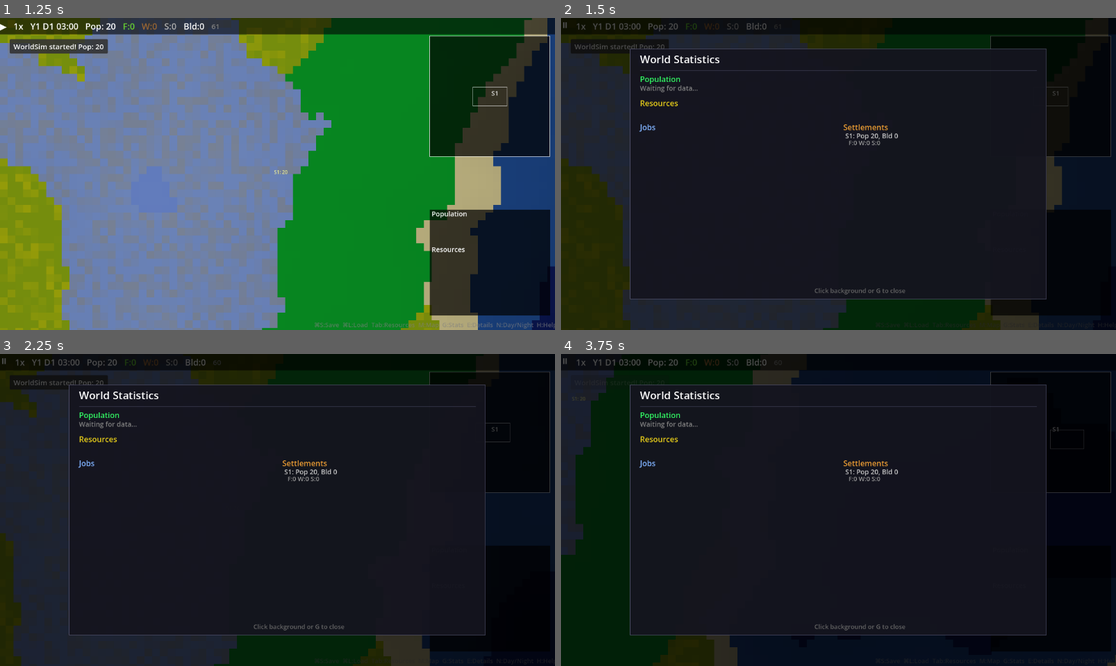
Above: before the commit, frames 1-4 (two rows, left to right).
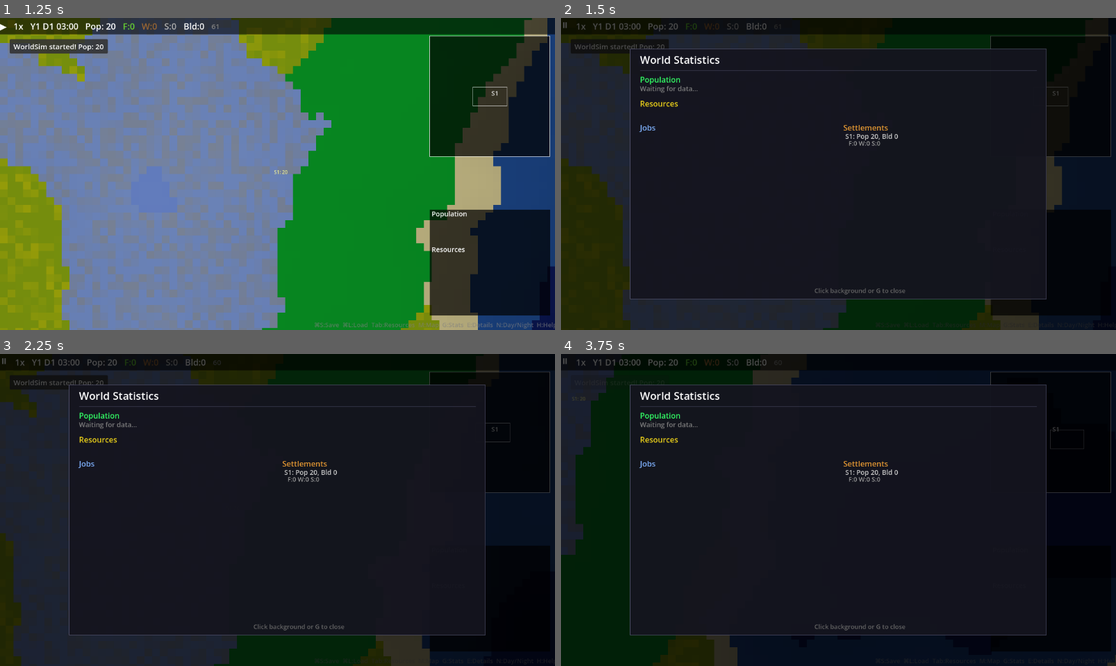
Above: after the commit, the same moments.

Repository: hyunlord/new-world
Game: Godot game, scene res://scenes/main/main.tscn
Two runs of this game, one before a commit and one after it. Both use one fixed random seed, a clock stepped at 60 frames per second and the inputs below.
Inputs (mouse positions are in pixels of both pictures, inside the frame that each line leads up to):
- Up to frame 1 (1.25 s): tap Enter at 0.5 s; drag from (488, 96) to (333, 105) at 0.52 s
- Up to frame 2 (1.5 s): tap Space at 1.25 s; drag from (1049, 261) to (810, 236) at 1.27 s
- Up to frame 3 (2.25 s): tap Enter at 2 s; move the mouse to (333, 441) at 2.02 s; hold D from 2.03 s (still down); tap E at 2.1 s; click (333, 441) at 2.17 s
- Up to frame 4 (3.75 s): tap G at 2.3 s; release D at 2.75 s; drag from (810, 572) to (672, 463) at 2.77 s; move the mouse to (1005, 556) at 3.52 s; hold A from 3.53 s (still down); tap L at 3.6 s; click (1005, 556) at 3.67 s

Frame 1 is identical in both runs. In frame 2, 0.5% of the frame differs, in the area x 14-61%, y 12-41%; in frame 3, 0.5%; in frame 4, 0.5%.

Commit message:
refactor: PopupManager-based popup system (T-962)
Replace hit-testing popup close with Godot-native input propagation:
- PopupManager (CanvasLayer layer=100) with dim_bg + gui_input signal
- Panels as dim_bg children with MOUSE_FILTER_STOP blocking clicks
- Background click = close, panel click = stays open
- Centralized pause/resume logic, auto-close on entity death

Co-Authored-By: Claude Opus 4.6 <noreply@anthropic.com>

Diff:
--- a/scripts/ui/building_detail_panel.gd
+++ b/scripts/ui/building_detail_panel.gd
@@ -3,67 +3,21 @@
 
 var _building_manager: RefCounted
 var _settlement_manager: RefCounted
-var _sim_engine: RefCounted
 var _building_id: int = -1
-var _was_paused: bool = false
 
 
-func init(building_manager: RefCounted, settlement_manager: RefCounted = null, sim_engine: RefCounted = null) -> void:
+func init(building_manager: RefCounted, settlement_manager: RefCounted = null) -> void:
 	_building_manager = building_manager
 	_settlement_manager = settlement_manager
-	_sim_engine = sim_engine
 
 
-func _ready() -> void:
-	set_anchors_preset(Control.PRESET_FULL_RECT)
-	visible = false
-	mouse_filter = Control.MOUSE_FILTER_STOP
-
-
-func show_building(building_id: int) -> void:
-	_building_id = building_id
-	if _sim_engine != null:
-		_was_paused = _sim_engine.is_paused
-		_sim_engine.is_paused = true
-		SimulationBus.pause_changed.emit(true)
-	visible = true
-
-
-func hide_panel() -> void:
-	visible = false
-	_building_id = -1
-	if _sim_engine != null and not _was_paused:
-		_sim_engine.is_paused = false
-		SimulationBus.pause_changed.emit(false)
+func set_building_id(id: int) -> void:
+	_building_id = id
 
 
 func _process(_delta: float) -> void:
 	if visible:
 		queue_redraw()
-
-
-func _gui_input(event: InputEvent) -> void:
-	if not visible:
-		return
-	if event is InputEventKey and event.pressed:
-		if event.keycode == KEY_E or event.keycode == KEY_ESCAPE:
-			hide_panel()
-			accept_event()
-			return
-	if event is InputEventMouseButton and event.pressed and event.button_index == MOUSE_BUTTON_LEFT:
-		var content_rect := _get_content_rect()
-		if not content_rect.has_point(event.position):
-			hide_panel()
-		accept_event()
-
-
-func _get_content_rect() -> Rect2:
-	var vp_size := get_viewport_rect().size
-	var panel_w: float = vp_size.x * 0.45
-	var panel_h: float = vp_size.y * 0.5
-	var panel_x: float = (vp_size.x - panel_w) * 0.5
-	var panel_y: float = (vp_size.y - panel_h) * 0.5
-	return Rect2(panel_x, panel_y, panel_w, panel_h)
 
 
 func _draw() -> void:
@@ -77,23 +31,18 @@
 			building = all_buildings[i]
 			break
 	if building == null:
-		hide_panel()
+		visible = false
 		return
 
-	var vp_size := get_viewport_rect().size
-	draw_rect(Rect2(Vector2.ZERO, vp_size), Color(0, 0, 0, 0.7))
+	var panel_w: float = size.x
+	var panel_h: float = size.y
 
-	var panel_w: float = vp_size.x * 0.45
-	var panel_h: float = vp_size.y * 0.5
-	var panel_x: float = (vp_size.x - panel_w) * 0.5
-	var panel_y: float = (vp_size.y - panel_h) * 0.5
-	var pr := Rect2(panel_x, panel_y, panel_w, panel_h)
-	draw_rect(pr, Color(0.08, 0.06, 0.02, 0.95))
-	draw_rect(pr, Color(0.4, 0.3, 0.2), false, 1.0)
+	draw_rect(Rect2(0, 0, panel_w, panel_h), Color(0.08, 0.06, 0.02, 0.95))
+	draw_rect(Rect2(0, 0, panel_w, panel_h), Color(0.4, 0.3, 0.2), false, 1.0)
 
 	var font: Font = ThemeDB.fallback_font
-	var cx: float = panel_x + 20.0
-	var cy: float = panel_y + 28.0
+	var cx: float = 20.0
+	var cy: float = 28.0
 
 	# Header
 	var icon: String = "\u25A0"
@@ -106,13 +55,12 @@
 			icon = "\u25CF"
 			type_color = Color(1.0, 0.4, 0.1)
 	draw_string(font, Vector2(cx, cy), "%s %s" % [icon, building.building_type.capitalize()], HORIZONTAL_ALIGNMENT_LEFT, -1, GameConfig.get_font_size("popup_title"), type_color)
-	# (click anywhere to close)
 	cy += 8.0
 
 	var sid_text: String = "S%d" % building.settlement_id if building.settlement_id > 0 else "None"
 	draw_string(font, Vector2(cx, cy + 14), "Location: (%d, %d)  |  Settlement: %s" % [building.tile_x, building.tile_y, sid_text], HORIZONTAL_ALIGNMENT_LEFT, -1, GameConfig.get_font_size("popup_body"), Color(0.7, 0.7, 0.7))
 	cy += 22.0
-	draw_line(Vector2(cx, cy), Vector2(panel_x + panel_w - 20, cy), Color(0.3, 0.3, 0.3), 1.0)
+	draw_line(Vector2(cx, cy), Vector2(panel_w - 20, cy), Color(0.3, 0.3, 0.3), 1.0)
 	cy += 10.0
 
 	# Status
@@ -166,4 +114,4 @@
 		cost_parts.append("%s: %.0f" % [cost_keys[i].capitalize(), cost[cost_keys[i]]])
 	draw_string(font, Vector2(cx + 10, cy + 12), " | ".join(cost_parts), HORIZONTAL_ALIGNMENT_LEFT, -1, GameConfig.get_font_size("popup_body"), Color(0.7, 0.7, 0.7))
 
-	draw_string(font, Vector2(vp_size.x * 0.5 - 50, panel_y + panel_h - 12), "Click background or E to close", HORIZONTAL_ALIGNMENT_CENTER, -1, GameConfig.get_font_size("popup_small"), Color(0.4, 0.4, 0.4))
+	draw_string(font, Vector2(panel_w * 0.5 - 50, panel_h - 12), "Click background or E to close", HORIZONTAL_ALIGNMENT_CENTER, -1, GameConfig.get_font_size("popup_small"), Color(0.4, 0.4, 0.4))
--- a/scripts/ui/entity_detail_panel.gd
+++ b/scripts/ui/entity_detail_panel.gd
@@ -3,38 +3,16 @@
 
 var _entity_manager: RefCounted
 var _building_manager: RefCounted
-var _sim_engine: RefCounted
 var _entity_id: int = -1
-var _was_paused: bool = false
 
 
-func init(entity_manager: RefCounted, building_manager: RefCounted = null, sim_engine: RefCounted = null) -> void:
+func init(entity_manager: RefCounted, building_manager: RefCounted = null) -> void:
 	_entity_manager = entity_manager
 	_building_manager = building_manager
-	_sim_engine = sim_engine
 
 
-func _ready() -> void:
-	set_anchors_preset(Control.PRESET_FULL_RECT)
-	visible = false
-	mouse_filter = Control.MOUSE_FILTER_STOP
-
-
-func show_entity(entity_id: int) -> void:
-	_entity_id = entity_id
-	if _sim_engine != null:
-		_was_paused = _sim_engine.is_paused
-		_sim_engine.is_paused = true
-		SimulationBus.pause_changed.emit(true)
-	visible = true
-
-
-func hide_panel() -> void:
-	visible = false
-	_entity_id = -1
-	if _sim_engine != null and not _was_paused:
-		_sim_engine.is_paused = false
-		SimulationBus.pause_changed.emit(false)
+func set_entity_id(id: int) -> void:
+	_entity_id = id
 
 
 func _process(_delta: float) -> void:
@@ -42,52 +20,23 @@
 		queue_redraw()
 
 
-func _gui_input(event: InputEvent) -> void:
-	if not visible:
-		return
-	if event is InputEventKey and event.pressed:
-		if event.keycode == KEY_E or event.keycode == KEY_ESCAPE:
-			hide_panel()
-			accept_event()
-			return
-	if event is InputEventMouseButton and event.pressed and event.button_index == MOUSE_BUTTON_LEFT:
-		var content_rect := _get_content_rect()
-		if not content_rect.has_point(event.position):
-			hide_panel()
-		accept_event()
-
-
-func _get_content_rect() -> Rect2:
-	var vp_size := get_viewport_rect().size
-	var panel_w: float = vp_size.x * 0.5
-	var panel_h: float = vp_size.y * 0.65
-	var panel_x: float = (vp_size.x - panel_w) * 0.5
-	var panel_y: float = (vp_size.y - panel_h) * 0.5
-	return Rect2(panel_x, panel_y, panel_w, panel_h)
-
-
 func _draw() -> void:
 	if not visible or _entity_manager == null or _entity_id < 0:
 		return
 	var entity: RefCounted = _entity_manager.get_entity(_entity_id)
 	if entity == null or not entity.is_alive:
-		hide_panel()
+		visible = false
 		return
 
-	var vp_size := get_viewport_rect().size
-	draw_rect(Rect2(Vector2.ZERO, vp_size), Color(0, 0, 0, 0.7))
+	var panel_w: float = size.x
+	var panel_h: float = size.y
 
-	var panel_w: float = vp_size.x * 0.5
-	var panel_h: float = vp_size.y * 0.65
-	var panel_x: float = (vp_size.x - panel_w) * 0.5
-	var panel_y: float = (vp_size.y - panel_h) * 0.5
-	var pr := Rect2(panel_x, panel_y, panel_w, panel_h)
-	draw_rect(pr, Color(0.06, 0.1, 0.06, 0.95))
-	draw_rect(pr, Color(0.3, 0.4, 0.3), false, 1.0)
+	draw_rect(Rect2(0, 0, panel_w, panel_h), Color(0.06, 0.1, 0.06, 0.95))
+	draw_rect(Rect2(0, 0, panel_w, panel_h), Color(0.3, 0.4, 0.3), false, 1.0)
 
 	var font: Font = ThemeDB.fallback_font
-	var cx: float = panel_x + 20.0
-	var cy: float = panel_y + 28.0
+	var cx: float = 20.0
+	var cy: float = 28.0
 
 	var job_colors: Dictionary = {
 		"none": Color(0.6, 0.6, 0.6), "gatherer": Color(0.3, 0.8, 0.2),
@@ -98,14 +47,13 @@
 
 	# Header
 	draw_string(font, Vector2(cx, cy), "%s - %s" % [entity.entity_name, entity.job.capitalize()], HORIZONTAL_ALIGNMENT_LEFT, -1, GameConfig.get_font_size("popup_title"), jc)
-	# (click anywhere to close)
 	cy += 6.0
 
 	var age_days: int = entity.age / GameConfig.AGE_DAYS_DIVISOR
 	var sid_text: String = "S%d" % entity.settlement_id if entity.settlement_id > 0 else "None"
 	draw_string(font, Vector2(cx, cy + 14), "Settlement: %s  |  Age: %dd  |  Pos: (%d, %d)" % [sid_text, age_days, entity.position.x, entity.position.y], HORIZONTAL_ALIGNMENT_LEFT, -1, GameConfig.get_font_size("popup_body"), Color(0.7, 0.7, 0.7))
 	cy += 22.0
-	draw_line(Vector2(cx, cy), Vector2(panel_x + panel_w - 20, cy), Color(0.3, 0.3, 0.3), 1.0)
+	draw_line(Vector2(cx, cy), Vector2(panel_w - 20, cy), Color(0.3, 0.3, 0.3), 1.0)
 	cy += 10.0
 
 	# Status
@@ -151,13 +99,13 @@
 	cy += 18.0
 	var hist: Array = entity.action_history
 	var idx: int = hist.size() - 1
-	while idx >= 0 and cy < panel_y + panel_h - 30:
+	while idx >= 0 and cy < panel_h - 30:
 		var entry: Dictionary = hist[idx]
 		draw_string(font, Vector2(cx + 10, cy + 11), "Tick %d: %s" % [entry.tick, entry.action], HORIZONTAL_ALIGNMENT_LEFT, -1, GameConfig.get_font_size("popup_small"), Color(0.6, 0.6, 0.6))
 		cy += 13.0
 		idx -= 1
 
-	draw_string(font, Vector2(vp_size.x * 0.5 - 50, panel_y + panel_h - 12), "Click background or E to close", HORIZONTAL_ALIGNMENT_CENTER, -1, GameConfig.get_font_size("popup_small"), Color(0.4, 0.4, 0.4))
+	draw_string(font, Vector2(panel_w * 0.5 - 50, panel_h - 12), "Click background or E to close", HORIZONTAL_ALIGNMENT_CENTER, -1, GameConfig.get_font_size("popup_small"), Color(0.4, 0.4, 0.4))
 
 
 func _draw_need_bar(font: Font, x: float, y: float, w: float, label: String, value: float, color: Color) -> float:
--- a/scripts/ui/hud.gd
+++ b/scripts/ui/hud.gd
@@ -6,6 +6,7 @@
 const StatsDetailPanelClass = preload("res://scripts/ui/stats_detail_panel.gd")
 const EntityDetailPanelClass = preload("res://scripts/ui/entity_detail_panel.gd")
 const BuildingDetailPanelClass = preload("res://scripts/ui/building_detail_panel.gd")
+const PopupManagerClass = preload("res://scripts/ui/popup_manager.gd")
 
 # References
 var _sim_engine: RefCounted
@@ -76,7 +77,8 @@
 var _entity_detail_btn: Button
 var _building_detail_btn: Button
 
-# Detail panels
+# Detail panels (managed by PopupManager)
+var _popup_manager: Node
 var _stats_detail_panel: Control
 var _entity_detail_panel: Control
 var _building_detail_panel: Control
@@ -130,19 +132,25 @@
 		_stats_panel.init(_stats_recorder)
 		add_child(_stats_panel)
 
+	# PopupManager owns all detail panels
+	_popup_manager = PopupManagerClass.new()
+	_popup_manager.init(_sim_engine)
+	add_child(_popup_manager)
+
+	if _stats_recorder != null:
 		_stats_detail_panel = StatsDetailPanelClass.new()
-		_stats_detail_panel.init(_stats_recorder, _settlement_manager, _sim_engine)
-		add_child(_stats_detail_panel)
+		_stats_detail_panel.init(_stats_recorder, _settlement_manager)
+		_popup_manager.add_stats_panel(_stats_detail_panel)
 
 	if _entity_manager != null:
 		_entity_detail_panel = EntityDetailPanelClass.new()
-		_entity_detail_panel.init(_entity_manager, _building_manager, _sim_engine)
-		add_child(_entity_detail_panel)
+		_entity_detail_panel.init(_entity_manager, _building_manager)
+		_popup_manager.add_entity_panel(_entity_detail_panel)
 
 	if _building_manager != null:
 		_building_detail_panel = BuildingDetailPanelClass.new()
-		_building_detail_panel.init(_building_manager, _settlement_manager, _sim_engine)
-		add_child(_building_detail_panel)
+		_building_detail_panel.init(_building_manager, _settlement_manager)
+		_popup_manager.add_building_panel(_building_detail_panel)
 
 
 func _connect_signals() -> void:
@@ -790,11 +798,8 @@
 
 
 func toggle_stats() -> void:
-	if _stats_detail_panel != null:
-		if _stats_detail_panel.visible:
-			_stats_detail_panel.hide_panel()
-		else:
-			_stats_detail_panel.show_panel()
+	if _popup_manager != null:
+		_popup_manager.open_stats()
 
 
 func toggle_help() -> void:
@@ -814,14 +819,8 @@
 
 
 func close_all_popups() -> void:
-	if _stats_detail_panel != null and _stats_detail_panel.visible:
-		_stats_detail_panel.hide_panel()
-		return
-	if _entity_detail_panel != null and _entity_detail_panel.visible:
-		_entity_detail_panel.hide_panel()
-		return
-	if _building_detail_panel != null and _building_detail_panel.visible:
-		_building_detail_panel.hide_panel()
+	if _popup_manager != null and _popup_manager.is_any_visible():
+		_popup_manager.close_all()
 		return
 	if _help_visible:
 		toggle_help()
@@ -829,13 +828,13 @@
 
 
 func open_entity_detail() -> void:
-	if _entity_detail_panel != null and _selected_entity_id >= 0:
-		_entity_detail_panel.show_entity(_selected_entity_id)
+	if _popup_manager != null and _selected_entity_id >= 0:
+		_popup_manager.open_entity(_selected_entity_id)
 
 
 func open_building_detail() -> void:
-	if _building_detail_panel != null and _selected_building_id >= 0:
-		_building_detail_panel.show_building(_selected_building_id)
+	if _popup_manager != null and _selected_building_id >= 0:
+		_popup_manager.open_building(_selected_building_id)
 
 
 func show_startup_toast(pop_count: int) -> void:
@@ -860,18 +859,14 @@
 
 
 func is_detail_visible() -> bool:
-	if _entity_detail_panel != null and _entity_detail_panel.visible:
-		return true
-	if _building_detail_panel != null and _building_detail_panel.visible:
-		return true
+	if _popup_manager != null:
+		return _popup_manager.is_detail_visible()
 	return false
 
 
 func close_detail() -> void:
-	if _entity_detail_panel != null and _entity_detail_panel.visible:
-		_entity_detail_panel.hide_panel()
-	if _building_detail_panel != null and _building_detail_panel.visible:
-		_building_detail_panel.hide_panel()
+	if _popup_manager != null:
+		_popup_manager.close_all()
 
 
 func apply_ui_scale() -> void:
--- /dev/null
+++ b/scripts/ui/popup_manager.gd
@@ -0,0 +1,159 @@
+class_name PopupManager
+extends CanvasLayer
+
+var _sim_engine: RefCounted
+var _was_paused: bool = false
+var _dim_bg: ColorRect
+
+var _stats_panel: Control
+var _entity_panel: Control
+var _building_panel: Control
+
+
+func init(sim_engine: RefCounted) -> void:
+	_sim_engine = sim_engine
+
+
+func _ready() -> void:
+	layer = 100
+	_dim_bg = ColorRect.new()
+	_dim_bg.color = Color(0, 0, 0, 0.7)
+	_dim_bg.set_anchors_preset(Control.PRESET_FULL_RECT)
+	_dim_bg.mouse_filter = Control.MOUSE_FILTER_STOP
+	_dim_bg.visible = false
+	add_child(_dim_bg)
+	_dim_bg.gui_input.connect(_on_bg_input)
+
+
+func add_stats_panel(panel: Control) -> void:
+	_stats_panel = panel
+	panel.mouse_filter = Control.MOUSE_FILTER_STOP
+	panel.visible = false
+	_dim_bg.add_child(panel)
+
+
+func add_entity_panel(panel: Control) -> void:
+	_entity_panel = panel
+	panel.mouse_filter = Control.MOUSE_FILTER_STOP
+	panel.visible = false
+	_dim_bg.add_child(panel)
+
+
+func add_building_panel(panel: Control) -> void:
+	_building_panel = panel
+	panel.mouse_filter = Control.MOUSE_FILTER_STOP
+	panel.visible = false
+	_dim_bg.add_child(panel)
+
+
+func _on_bg_input(event: InputEvent) -> void:
+	if event is InputEventMouseButton and event.pressed and event.button_index == MOUSE_BUTTON_LEFT:
+		close_all()
+
+
+func open_stats() -> void:
+	if _stats_panel == null:
+		return
+	if _stats_panel.visible:
+		close_all()
+		return
+	if not _dim_bg.visible:
+		_pause_sim()
+	_hide_all_panels()
+	_stats_panel.visible = true
+	_dim_bg.visible = true
+	_center_panel(_stats_panel, 0.75, 0.8)
+
+
+func open_entity(entity_id: int) -> void:
+	if _entity_panel == null:
+		return
+	if _entity_panel.visible:
+		close_all()
+		return
+	if not _dim_bg.visible:
+		_pause_sim()
+	_hide_all_panels()
+	_entity_panel.set_entity_id(entity_id)
+	_entity_panel.visible = true
+	_dim_bg.visible = true
+	_center_panel(_entity_panel, 0.5, 0.65)
+
+
+func open_building(building_id: int) -> void:
+	if _building_panel == null:
+		return
+	if _building_panel.visible:
+		close_all()
+		return
+	if not _dim_bg.visible:
+		_pause_sim()
+	_hide_all_panels()
+	_building_panel.set_building_id(building_id)
+	_building_panel.visible = true
+	_dim_bg.visible = true
+	_center_panel(_building_panel, 0.45, 0.5)
+
+
+func close_all() -> void:
+	_hide_all_panels()
+	_dim_bg.visible = false
+	_resume_sim()
+
+
+func is_any_visible() -> bool:
+	return _dim_bg.visible
+
+
+func is_detail_visible() -> bool:
+	if _entity_panel != null and _entity_panel.visible:
+		return true
+	if _building_panel != null and _building_panel.visible:
+		return true
+	return false
+
+
+func _process(_delta: float) -> void:
+	if not _dim_bg.visible:
+		return
+	# Auto-close if all panels hid themselves (e.g. entity died)
+	var any: bool = false
+	if _stats_panel != null and _stats_panel.visible:
+		any = true
+	if _entity_panel != null and _entity_panel.visible:
+		any = true
+	if _building_panel != null and _building_panel.visible:
+		any = true
+	if not any:
+		close_all()
+
+
+func _hide_all_panels() -> void:
+	if _stats_panel != null:
+		_stats_panel.visible = false
+	if _entity_panel != null:
+		_entity_panel.visible = false
+	if _building_panel != null:
+		_building_panel.visible = false
+
+
+func _pause_sim() -> void:
+	if _sim_engine != null:
+		_was_paused = _sim_engine.is_paused
+		if not _was_paused:
+			_sim_engine.is_paused = true
+			SimulationBus.pause_changed.emit(true)
+
+
+func _resume_sim() -> void:
+	if _sim_engine != null and not _was_paused:
+		_sim_engine.is_paused = false
+		SimulationBus.pause_changed.emit(false)
+
+
+func _center_panel(panel: Control, w_ratio: float, h_ratio: float) -> void:
+	var vp := get_viewport().get_visible_rect().size
+	var pw: float = vp.x * w_ratio
+	var ph: float = vp.y * h_ratio
+	panel.position = Vector2((vp.x - pw) * 0.5, (vp.y - ph) * 0.5)
+	panel.size = Vector2(pw, ph)
--- a/scripts/ui/stats_detail_panel.gd
+++ b/scripts/ui/stats_detail_panel.gd
@@ -3,38 +3,14 @@
 
 var _stats_recorder: RefCounted
 var _settlement_manager: RefCounted
-var _sim_engine: RefCounted
-var _was_paused: bool = false
 
 const GRAPH_HEIGHT: float = 120.0
 const SECTION_GAP: float = 10.0
 
 
-func init(stats_recorder: RefCounted, settlement_manager: RefCounted = null, sim_engine: RefCounted = null) -> void:
+func init(stats_recorder: RefCounted, settlement_manager: RefCounted = null) -> void:
 	_stats_recorder = stats_recorder
 	_settlement_manager = settlement_manager
-	_sim_engine = sim_engine
-
-
-func _ready() -> void:
-	set_anchors_preset(Control.PRESET_FULL_RECT)
-	visible = false
-	mouse_filter = Control.MOUSE_FILTER_STOP
-
-
-func show_panel() -> void:
-	if _sim_engine != null:
-		_was_paused = _sim_engine.is_paused
-		_sim_engine.is_paused = true
-		SimulationBus.pause_changed.emit(true)
-	visible = true
-
-
-func hide_panel() -> void:
-	visible = false
-	if _sim_engine != null and not _was_paused:
-		_sim_engine.is_paused = false
-		SimulationBus.pause_changed.emit(false)
 
 
 func _process(_delta: float) -> void:
@@ -42,57 +18,24 @@
 		queue_redraw()
 
 
-func _gui_input(event: InputEvent) -> void:
-	if not visible:
-		return
-	if event is InputEventKey and event.pressed:
-		if event.keycode == KEY_G or event.keycode == KEY_ESCAPE:
-			hide_panel()
-			accept_event()
-			return
-	if event is InputEventMouseButton and event.pressed and event.button_index == MOUSE_BUTTON_LEFT:
-		var content_rect := _get_content_rect()
-		if not content_rect.has_point(event.position):
-			hide_panel()
-		accept_event()
-
-
-func _get_content_rect() -> Rect2:
-	var vp_size := get_viewport_rect().size
-	var panel_w: float = vp_size.x * 0.75
-	var panel_h: float = vp_size.y * 0.8
-	var panel_x: float = (vp_size.x - panel_w) * 0.5
-	var panel_y: float = (vp_size.y - panel_h) * 0.5
-	return Rect2(panel_x, panel_y, panel_w, panel_h)
-
-
 func _draw() -> void:
 	if not visible or _stats_recorder == null:
 		return
 
-	var vp_size := get_viewport_rect().size
-	# Dim overlay
-	draw_rect(Rect2(Vector2.ZERO, vp_size), Color(0, 0, 0, 0.7))
+	var panel_w: float = size.x
+	var panel_h: float = size.y
 
-	# Panel area
-	var panel_w: float = vp_size.x * 0.75
-	var panel_h: float = vp_size.y * 0.8
-	var panel_x: float = (vp_size.x - panel_w) * 0.5
-	var panel_y: float = (vp_size.y - panel_h) * 0.5
-	var panel_rect := Rect2(panel_x, panel_y, panel_w, panel_h)
-
-	draw_rect(panel_rect, Color(0.08, 0.08, 0.12, 0.95))
-	draw_rect(panel_rect, Color(0.3, 0.3, 0.4), false, 1.0)
+	draw_rect(Rect2(0, 0, panel_w, panel_h), Color(0.08, 0.08, 0.12, 0.95))
+	draw_rect(Rect2(0, 0, panel_w, panel_h), Color(0.3, 0.3, 0.4), false, 1.0)
 
 	var font: Font = ThemeDB.fallback_font
-	var cx: float = panel_x + 20.0
-	var cy: float = panel_y + 30.0
+	var cx: float = 20.0
+	var cy: float = 30.0
 
 	# Title
 	draw_string(font, Vector2(cx, cy), "World Statistics", HORIZONTAL_ALIGNMENT_LEFT, -1, GameConfig.get_font_size("popup_title"), Color.WHITE)
-	# (click anywhere to close)
 	cy += 15.0
-	draw_line(Vector2(cx, cy), Vector2(panel_x + panel_w - 20, cy), Color(0.3, 0.3, 0.4), 1.0)
+	draw_line(Vector2(cx, cy), Vector2(panel_w - 20, cy), Color(0.3, 0.3, 0.4), 1.0)
 	cy += 10.0
 
 	var content_w: float = panel_w - 40.0
@@ -107,7 +50,7 @@
 	_draw_settlements_section(font, cx + half_w + 20, cy, half_w)
 
 	# Footer hint
-	draw_string(font, Vector2(vp_size.x * 0.5 - 50, panel_y + panel_h - 12), "Click background or G to close", HORIZONTAL_ALIGNMENT_CENTER, -1, GameConfig.get_font_size("popup_small"), Color(0.4, 0.4, 0.4))
+	draw_string(font, Vector2(panel_w * 0.5 - 50, panel_h - 12), "Click background or G to close", HORIZONTAL_ALIGNMENT_CENTER, -1, GameConfig.get_font_size("popup_small"), Color(0.4, 0.4, 0.4))
 
 
 func _draw_population_section(font: Font, x: float, y: float, w: float) -> float:
Not shown, changed: docs/CHANGELOG.md
Not shown, changed: docs/CONTROLS.md
